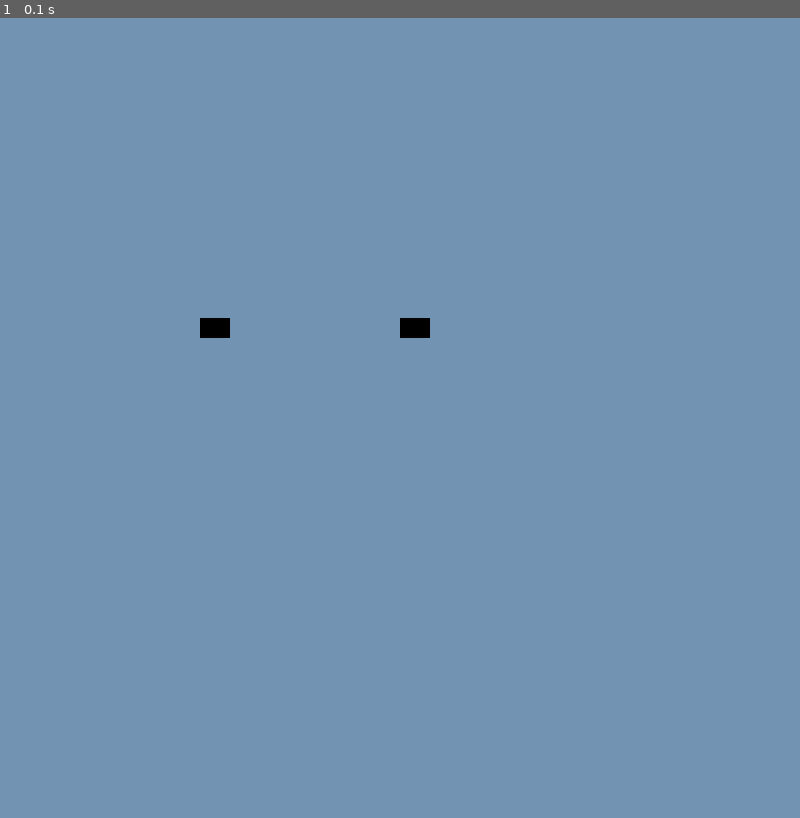
Above: before the commit, frame 1.
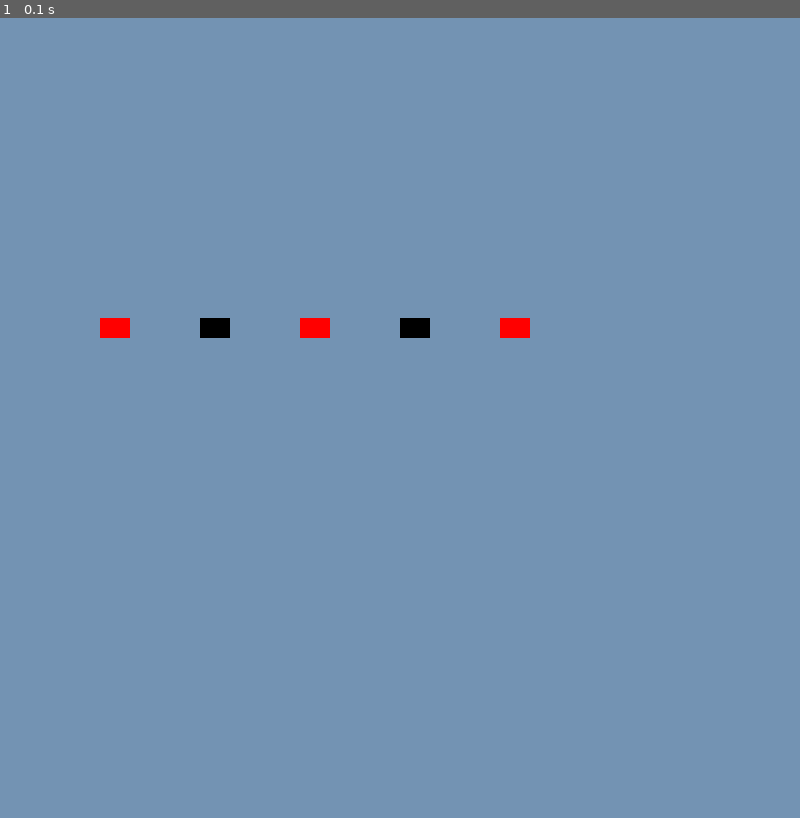
Above: after the commit, the same moment.

Repository: charles-kahlenberg/Bomb-defusal
Game: pygame game, started from Melody Game.py
Same seed, same stepped clock (60 frames per second), same inputs: the game is played once before the commit and once after it.
Inputs:
- Up to frame 1 (0.1 s): no input

The runs differ from the first frame. In frame 1, 0.3% of the frame differs, in the area x 12-67%, y 37-40%.

Commit message:
Update Melody Game.py

Diff:
--- a/Melody Game.py
+++ b/Melody Game.py
@@ -16,6 +16,8 @@
 
 import pygame
 import random
+import sys
+import time
 
 COLOR = (255, 255, 255)
 SURFACE_COLOR = (115, 147, 179)
@@ -23,6 +25,8 @@
 HEIGHT = 800
 
 #Everything below is imported from https://www.geeksforgeeks.org/python/pygame-creating-sprites/ and modified to fit my game, I will be using sprites for the buttons that the user will press to play the melodies
+
+#Make Sprites
 
 class Sprite(pygame.sprite.Sprite):
     def __init__(self, color, height, width):
@@ -36,7 +40,19 @@
 
         self.rect = self.image.get_rect()
 
-pygame.init()
+class ClickableSprite(pygame.sprite.Sprite):
+    def __init__(self, image, x, y):
+        super().__init__()
+        self.image = image
+        self.rect = self.image.get_rect(topleft=(x, y))
+
+    def handle_event(self, event):
+        if event.type == pygame.MOUSEBUTTONDOWN:
+            # Check if the mouse click position (event.pos) is inside the sprite
+            if self.rect.collidepoint(event.pos):
+                print("Sprite clicked!")
+
+
 
 RED = (255, 0, 0)
 BLACK = (0, 0, 0)
@@ -48,14 +64,16 @@
 
 all_sprites_list = pygame.sprite.Group()
 
-object_ = Sprite(WHITE, 20, 30)
+#Create Objects
+object1 = Sprite(RED, 20, 30)
 object2 = Sprite(BLACK, 20, 30)
-object3 = Sprite(WHITE, 20, 30)
+object3 = Sprite(RED, 20, 30)
 object4 = Sprite(BLACK, 20, 30)
-object5 = Sprite(WHITE, 20, 30)
+object5 = Sprite(RED, 20, 30)
 
-object_.rect.x = 100
-object_.rect.y = 300
+#Set the position of the objects
+object1.rect.x = 100
+object1.rect.y = 300
 object2.rect.x = 200
 object2.rect.y = 300
 object3.rect.x = 300
@@ -65,7 +83,8 @@
 object5.rect.x = 500
 object5.rect.y = 300
 
-all_sprites_list.add(object_)
+#Add the objects to the list of sprites
+all_sprites_list.add(object1)
 all_sprites_list.add(object2)
 all_sprites_list.add(object3)
 all_sprites_list.add(object4)
@@ -73,6 +92,7 @@
 
 exit_game = True
 clock = pygame.time.Clock()
+print (clock)
 
 while exit_game:
     for event in pygame.event.get():
@@ -86,3 +106,22 @@
     clock.tick(60)
 
 pygame.quit()
+
+pressed = {object1: False, object2: False, object3: False, object4: False, object5: False}
+game_over = False
+won = False
+big_font = pygame.font.SysFont(None, 72)
+
+#Make the buttons pressable and play a sound when they are pressed, also add the melody to a list of melodies that the player has to repeat
+while True:
+    for event in pygame.event.get():
+        if event.type == pygame.QUIT:
+            pygame.quit()
+            sys.exit()
+        if event.type == pygame.MOUSEBUTTONDOWN and not game_over:
+            for sprite in all_sprites_list:
+                if sprite.rect.collidepoint(event.pos):
+                    print("Sprite clicked!")
+                    pressed[sprite] = True
+                    #Play the corresponding sound for the sprite
+                    #Add the corresponding note to the melody list that the player has to repeat
